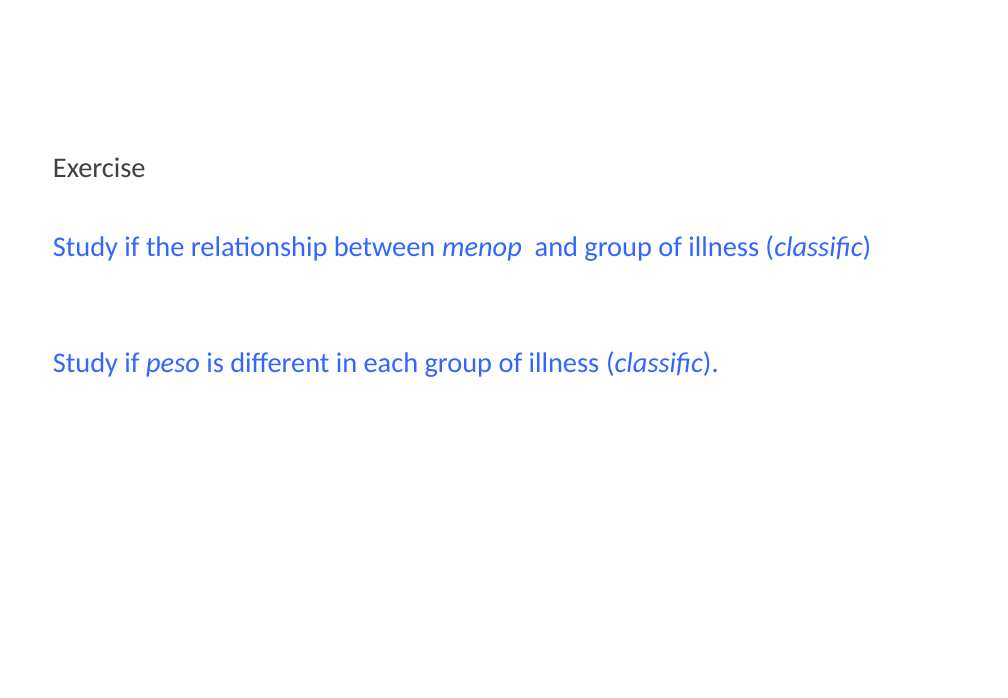
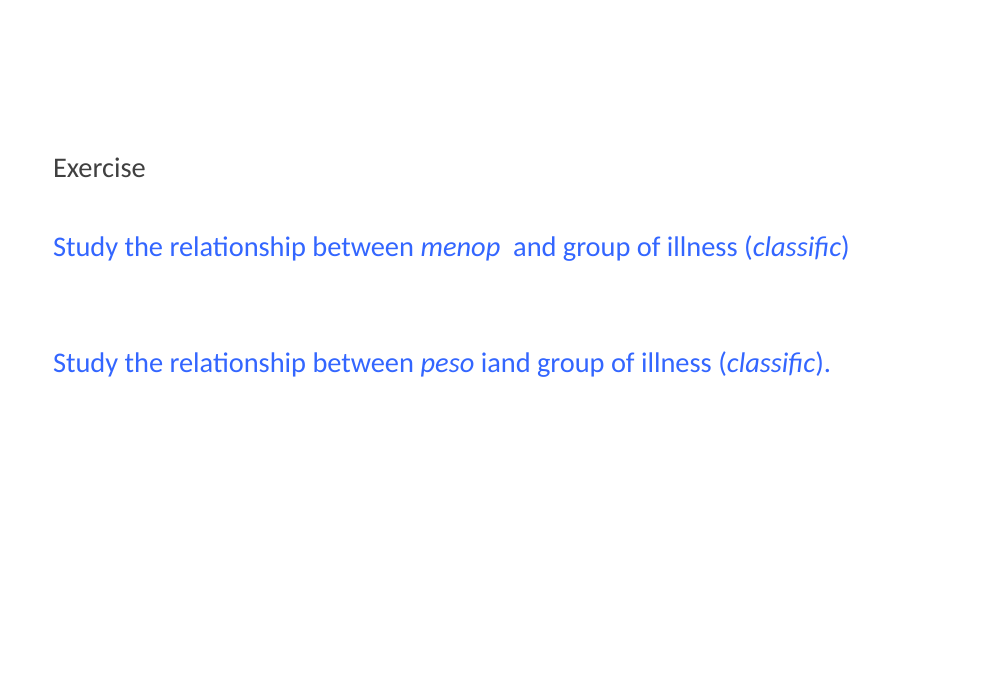
Before and after one commit to uebvhir/Course2020_Statistical-Analysis-with-R, a slide deck: slide 46 of Slides/StatisticsWithR-3-Exploratory_Analysis_II_And_Graphics.pptx. Drawn at 1008x698 pixels with LibreOffice and Linux fonts; fonts in the diff are those of the drawing; background and template pictures are left out. Boxes give left, top, right and bottom in pixels: in the first picture for what was removed or moved away, otherwise in the second. Text is boxed around its words. In the diff, an @@ line names an element or a change of style, - is before the commit and + after.

```diff
--- a/Slides/StatisticsWithR-3-Exploratory_Analysis_II_And_Graphics.pptx
+++ b/Slides/StatisticsWithR-3-Exploratory_Analysis_II_And_Graphics.pptx
@@ text at bbox=[53, 235, 850, 377]: text changed @@
-Study if the relationship between menop and group of illness (classific)
-Study if peso is different in each group of illness (classific).
+Study the relationship between menop and group of illness (classific)
+Study the relationship between peso iand group of illness (classific).
```
Also in this commit, not shown: 6 other slides changed, 14 other files.
